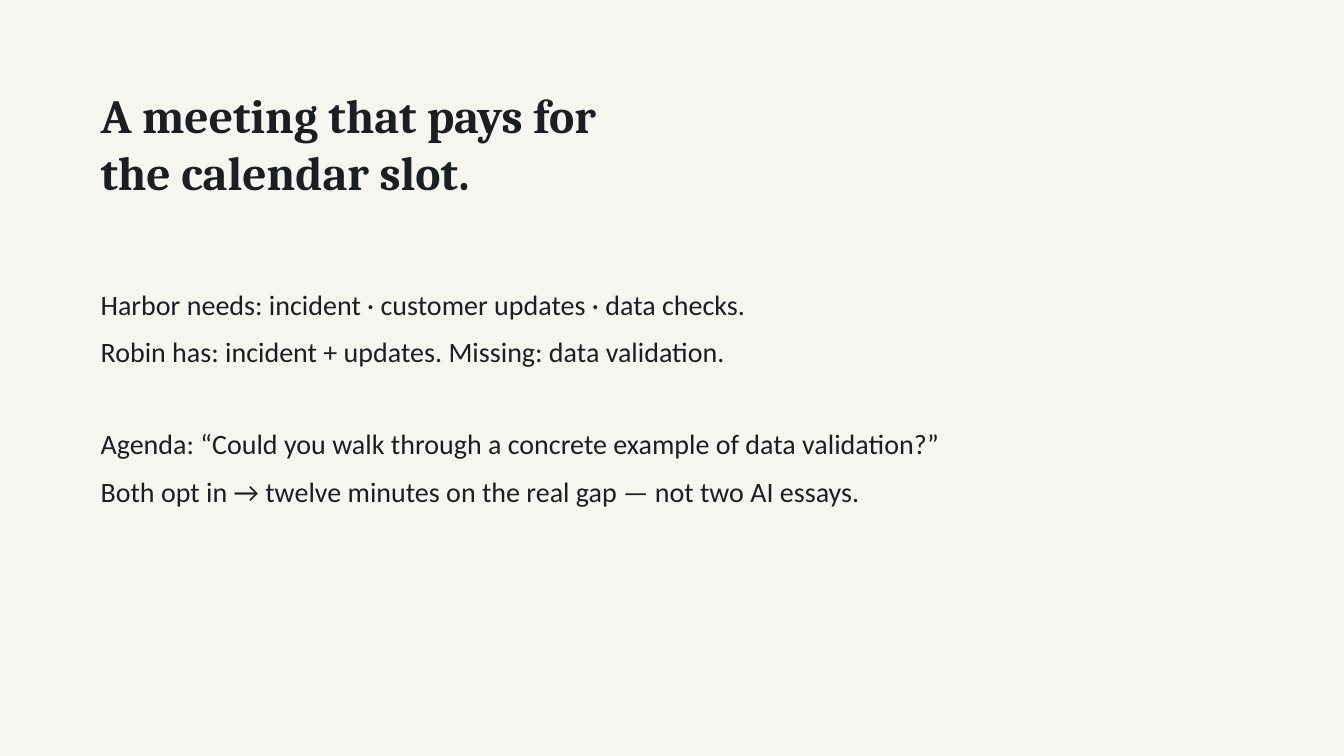
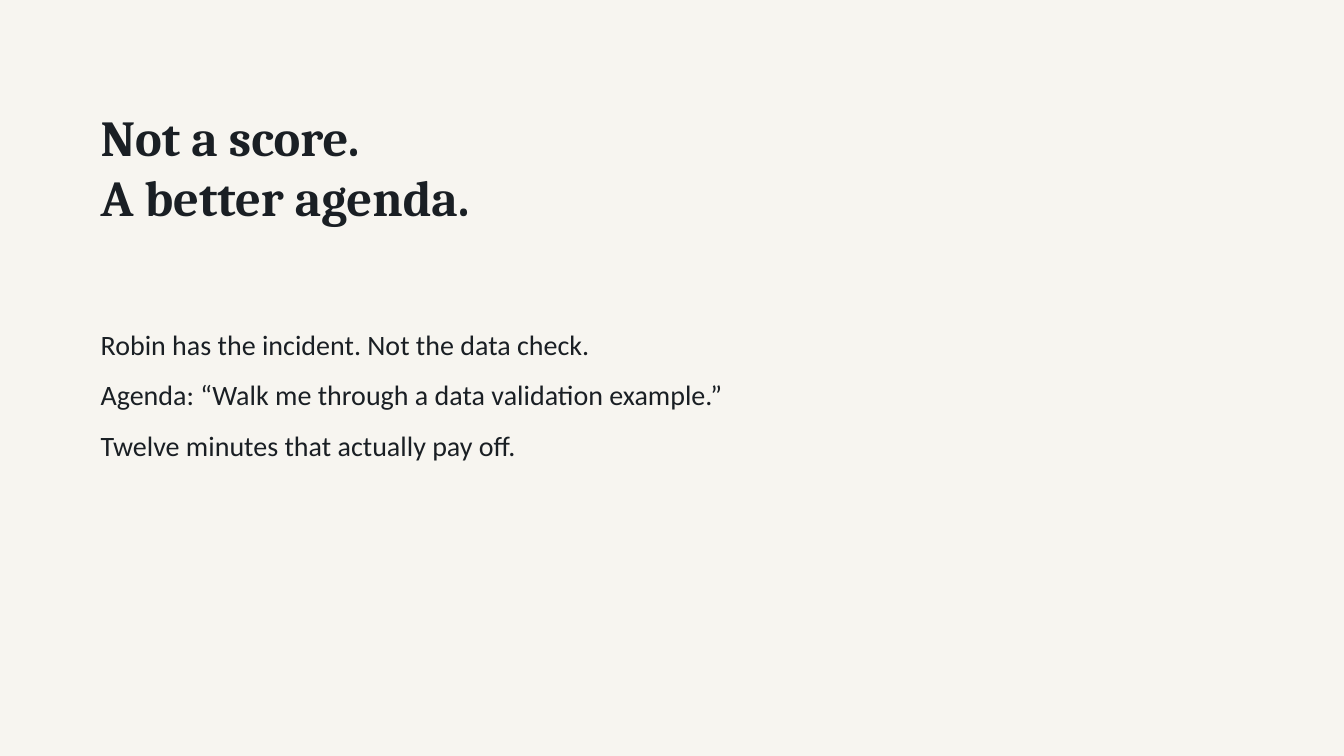
Before and after one commit to Abdullah12has/commonground-espoo, a slide deck: slide 6 of submission/CommonGround_Espoo_Pitch.pptx. Drawn at 1344x756 pixels with LibreOffice and Linux fonts; fonts in the diff are those of the drawing. Boxes give left, top, right and bottom in pixels: in the first picture for what was removed or moved away, otherwise in the second. Text is boxed around its words. In the diff, an @@ line names an element or a change of style, - is before the commit and + after.

```diff
--- a/submission/CommonGround_Espoo_Pitch.pptx
+++ b/submission/CommonGround_Espoo_Pitch.pptx
@@ text at (101, 122, 470, 227): text changed; size 34 to 36 pt @@
-A meeting that pays for
-the calendar slot.
+Not a score.
+A better agenda.
@@ text at (101, 335, 722, 461): text changed @@
-Harbor needs: incident · customer updates · data checks.
-Robin has: incident + updates. Missing: data validation.
-Agenda: “Could you walk through a concrete example of data validation?”
-Both opt in → twelve minutes on the real gap — not two AI essays.
+Robin has the incident. Not the data check.
+Agenda: “Walk me through a data validation example.”
+Twelve minutes that actually pay off.
```
Also in this commit, not shown: 4 other slides changed, 4 slides added, 4 slides removed, 4 other files.
